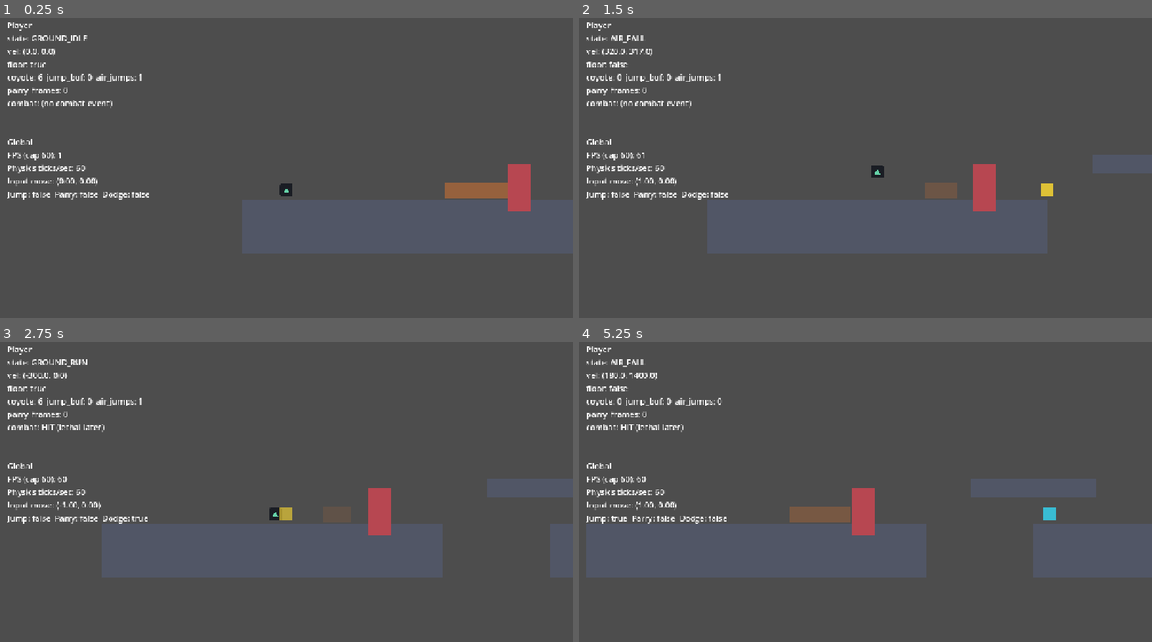
Above: before the commit, frames 1-4 (two rows, left to right).
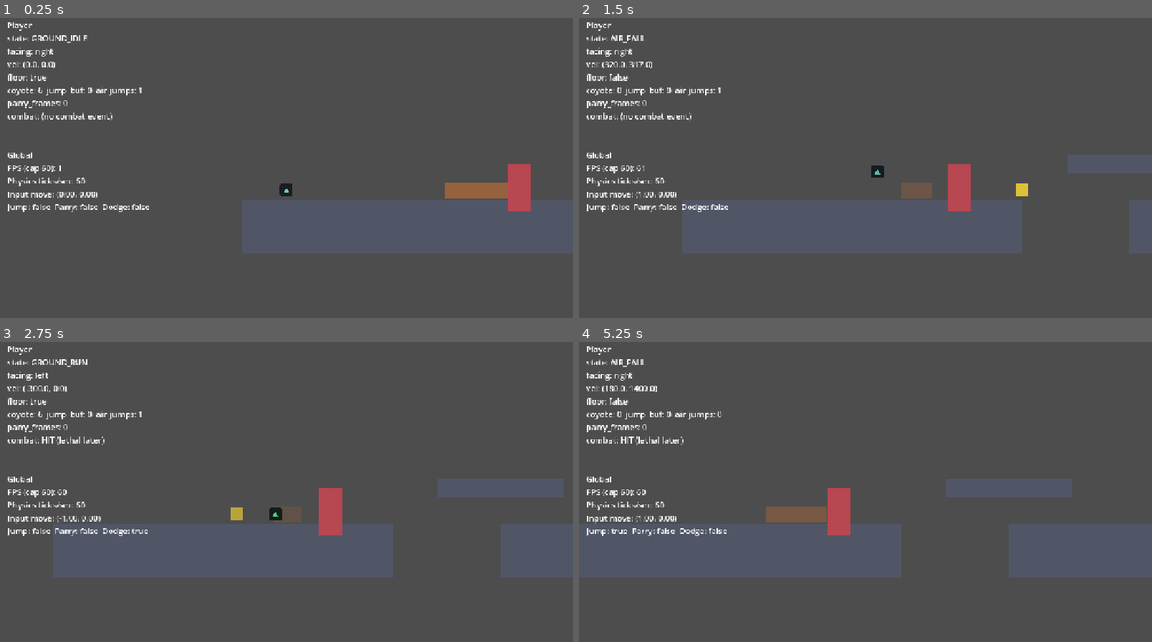
Above: after the commit, the same moments.

Repository: omarelsahy/FTWSA
Game: Godot game, scene res://scenes/levels/vertical_slice.tscn
The game is run twice, just before and just after one commit, with the same random seed, the same clock (stepped at 60 frames per second) and the same inputs.
Inputs:
- Up to frame 1 (0.25 s): no input
- Up to frame 2 (1.5 s): hold E (parry) 0.53-1.28 s; hold D (move_right) from 0.53 s (still down); tap Space (jump) at 0.77, 0.8, 1.07, 1.35 s
- Up to frame 3 (2.75 s): tap Space (jump) at 1.52, 1.82, 2.3 s; tap E (parry) at 1.55 s; release D (move_right) at 2.03 s; hold A (move_left) from 2.03 s (still down); hold Shift (dodge) from 2.03 s (still down)
- Up to frame 4 (5.25 s): release A (move_left) at 2.78 s; release Shift (dodge) at 2.78 s; hold D (move_right) 2.78-4.28 s; tap E (parry) at 2.85, 4.35 s; tap Space (jump) at 3.02, 3.32, 4.52, 4.82 s; hold Space (jump) 3.53-4.28 s; tap Z at 3.6 s; hold A (move_left) 4.28-5.03 s; hold D (move_right) from 5.03 s (still down); hold Space (jump) from 5.03 s (still down)

The runs differ from the first frame. In frame 1, 2.2% of the frame differs, in the area x 1-26%, y 9-65%; in frame 2, 6.5%; in frame 3, 8.8%, in the area x 1-100%, y 9-79%; in frame 4, 6.1%.

Commit message:
Add Melee-style dash, run, turnaround, and dash dance ground movement
Replace ground accel-only horizontal movement with a discrete state machine:
idle starts a timed dash, held direction transitions to run, run reversal
enters a locked turnaround, and dash reversal instantly flips dash direction.

Includes facing/parry flip, greybox per-state visuals, MovementConfig
tunables, and a headless probe scene with five passing checks.

Co-authored-by: Omar Elsahy <omarelsahy@users.noreply.github.com>

Diff:
--- /dev/null
+++ b/scenes/tests/ground_movement_test.tscn
@@ -0,0 +1,19 @@
+[gd_scene load_steps=4 format=3]
+
+[ext_resource type="Script" path="res://scripts/tests/ground_movement_probe.gd" id="1_probe"]
+[ext_resource type="PackedScene" path="res://scenes/player/player.tscn" id="2_player"]
+
+[sub_resource type="RectangleShape2D" id="RectangleShape2D_floor"]
+size = Vector2(1200, 40)
+
+[node name="GroundMovementTest" type="Node2D"]
+script = ExtResource("1_probe")
+
+[node name="Floor" type="StaticBody2D" parent="."]
+position = Vector2(400, 520)
+
+[node name="CollisionShape2D" type="CollisionShape2D" parent="Floor"]
+shape = SubResource("RectangleShape2D_floor")
+
+[node name="Player" parent="." instance=ExtResource("2_player")]
+position = Vector2(200, 456)
--- a/scripts/player/movement_config.gd
+++ b/scripts/player/movement_config.gd
@@ -1,12 +1,27 @@
 class_name MovementConfig
 extends Resource
-## Tunable movement knobs (Melee-like: separate ground/air, turnaround, buffers).
+## Tunable movement knobs (Melee-like: dash, run, turnaround, air control, buffers).
+
+@export_group("Dash / Run")
+## Burst speed during the initial dash (pixels/sec).
+@export var dash_speed: float = 450.0
+## Dash duration in physics frames at 60 Hz (~14 ≈ 0.23s).
+@export var dash_frames: int = 14
+## Sustained run speed after dash completes with direction held.
+@export var run_speed: float = 300.0
+## Acceleration toward `run_speed` while in run state.
+@export var run_accel: float = 2600.0
+## Horizontal speed threshold to enter run from a skid instead of a fresh dash.
+@export var run_enter_speed: float = 80.0
+
+@export_group("Turnaround")
+## Locked turnaround duration in physics frames.
+@export var turnaround_frames: int = 12
+## Deceleration applied during turnaround.
+@export var turnaround_friction: float = 3600.0
 
 @export_group("Ground")
-@export var ground_accel: float = 2600.0
-@export var ground_turn_accel: float = 4200.0
 @export var ground_friction: float = 2800.0
-@export var ground_speed_max: float = 300.0
 
 @export_group("Air")
 @export var air_accel: float = 1800.0
--- a/scripts/player/player.gd
+++ b/scripts/player/player.gd
@@ -1,6 +1,6 @@
 class_name Player
 extends CharacterBody2D
-## Platform-fighter–style horizontal control with coyote time + jump buffer + air jumps + parry window.
+## Platform-fighter–style movement: Melee-like dash / run / turnaround on ground, coyote + air jumps + parry.
 
 const HitSourceScript := preload("res://scripts/combat/hit_source.gd")
 ## Must match `HitSource.ParryOutcome` declaration order.
@@ -9,7 +9,30 @@
 const PARRY_OUTCOME_COUNTER := 2
 const PARRY_OUTCOME_NONE := 3
 
-enum MoveState { GROUND_IDLE, GROUND_RUN, AIR_RISE, AIR_FALL }
+enum MoveState {
+	GROUND_IDLE,
+	GROUND_DASH,
+	GROUND_RUN,
+	GROUND_TURNAROUND,
+	AIR_RISE,
+	AIR_FALL,
+}
+
+const _GROUND_STATES: Array[MoveState] = [
+	MoveState.GROUND_IDLE,
+	MoveState.GROUND_DASH,
+	MoveState.GROUND_RUN,
+	MoveState.GROUND_TURNAROUND,
+]
+
+const _STATE_VISUALS: Dictionary = {
+	MoveState.GROUND_IDLE: {"color": Color.WHITE, "scale_y": 1.0},
+	MoveState.GROUND_DASH: {"color": Color(0.55, 0.85, 1.0), "scale_y": 0.88},
+	MoveState.GROUND_RUN: {"color": Color(0.7, 1.0, 0.75), "scale_y": 1.0},
+	MoveState.GROUND_TURNAROUND: {"color": Color(1.0, 0.88, 0.45), "scale_y": 0.95},
+	MoveState.AIR_RISE: {"color": Color(0.85, 0.85, 1.0), "scale_y": 1.0},
+	MoveState.AIR_FALL: {"color": Color(0.9, 0.9, 0.95), "scale_y": 1.0},
+}
 
 @export var config: MovementConfig
 @export var parry_window_frames: int = 7
@@ -18,11 +41,16 @@
 @export var camera_limit_right: int = 4400
 @export var camera_limit_top: int = -600
 @export var camera_limit_bottom: int = 900
+@export var parry_offset_x: float = 18.0
 
 var _coyote_frames_left: int = 0
 var _jump_buffer_frames_left: int = 0
 var _air_jumps_left: int = 0
 var _state: MoveState = MoveState.GROUND_IDLE
+var _facing: int = 1
+var _dash_frames_left: int = 0
+var _turnaround_frames_left: int = 0
+var _was_on_floor: bool = true
 
 var _parry_frames_left: int = 0
 var _parry_hud_snapshot: int = 0
@@ -32,6 +60,8 @@
 @onready var _hurtbox: Area2D = $Hurtbox
 @onready var _parry_box: Area2D = $ParryDetector
 @onready var _parry_shape: CollisionShape2D = $ParryDetector/CollisionShape2D
+@onready var _sprite: Sprite2D = $Sprite2D
+@onready var _sprite_base_scale: Vector2 = _sprite.scale
 
 
 func _ready() -> void:
@@ -62,6 +92,9 @@
 	if not is_on_floor():
 		_air_jumps_left = config.max_air_jumps
 
+	_sync_facing_visuals()
+	_sync_state_visuals()
+
 
 func _physics_process(delta: float) -> void:
 	var on_floor := is_on_floor()
@@ -71,6 +104,9 @@
 		_air_jumps_left = config.max_air_jumps
 	else:
 		_coyote_frames_left = maxi(0, _coyote_frames_left - 1)
+
+	if on_floor and not _was_on_floor:
+		_on_landed()
 
 	var jump_pressed := Input.is_action_just_pressed(&"jump")
 	var jump_released := Input.is_action_just_released(&"jump")
@@ -111,6 +147,8 @@
 	_parry_shape.disabled = _parry_frames_left <= 0
 	if _parry_frames_left > 0:
 		_parry_frames_left -= 1
+
+	_was_on_floor = on_floor
 
 
 func _resolve_combat() -> void:
@@ -150,37 +188,190 @@
 
 func _apply_horizontal(delta: float, on_floor: bool) -> void:
 	var input_x := Input.get_axis(&"move_left", &"move_right")
-	var target_speed: float = input_x * (config.ground_speed_max if on_floor else config.air_speed_max)
-	var accel := _pick_accel(on_floor, input_x)
-	var fric: float = config.ground_friction if on_floor else config.air_friction
-
+	if on_floor and _is_ground_state(_state):
+		_apply_ground_horizontal(delta, input_x)
+	else:
+		_apply_air_horizontal(delta, input_x)
+
+
+func _apply_ground_horizontal(delta: float, input_x: float) -> void:
+	match _state:
+		MoveState.GROUND_IDLE:
+			_tick_ground_idle(delta, input_x)
+		MoveState.GROUND_DASH:
+			_tick_ground_dash(input_x)
+		MoveState.GROUND_RUN:
+			_tick_ground_run(delta, input_x)
+		MoveState.GROUND_TURNAROUND:
+			_tick_ground_turnaround(delta, input_x)
+
+
+func _tick_ground_idle(delta: float, input_x: float) -> void:
+	if absf(velocity.x) >= config.run_enter_speed:
+		if not is_zero_approx(input_x) and signf(input_x) == signf(velocity.x):
+			_facing = int(signf(velocity.x))
+			_enter_run()
+			_sync_facing_visuals()
+			return
+		velocity.x = move_toward(velocity.x, 0.0, config.ground_friction * delta)
+		return
+
+	if not is_zero_approx(input_x):
+		_start_dash(int(signf(input_x)))
+		return
+
+	velocity.x = move_toward(velocity.x, 0.0, config.ground_friction * delta)
+
+
+func _tick_ground_dash(input_x: float) -> void:
+	if not is_zero_approx(input_x) and signf(input_x) != float(_facing):
+		## Dash dance: reverse instantly while still in dash.
+		_start_dash(int(signf(input_x)))
+		return
+
+	_dash_frames_left -= 1
+	velocity.x = float(_facing) * config.dash_speed
+
+	if _dash_frames_left > 0:
+		return
+
+	if not is_zero_approx(input_x) and signf(input_x) == float(_facing):
+		_enter_run()
+	else:
+		_state = MoveState.GROUND_IDLE
+
+
+func _tick_ground_run(delta: float, input_x: float) -> void:
 	if is_zero_approx(input_x):
-		velocity.x = move_toward(velocity.x, 0.0, fric * delta)
+		_state = MoveState.GROUND_IDLE
+		velocity.x = move_toward(velocity.x, 0.0, config.ground_friction * delta)
+		return
+
+	if signf(input_x) != float(_facing):
+		_start_turnaround()
+		return
+
+	velocity.x = move_toward(
+		velocity.x,
+		float(_facing) * config.run_speed,
+		config.run_accel * delta
+	)
+
+
+func _tick_ground_turnaround(delta: float, input_x: float) -> void:
+	_turnaround_frames_left -= 1
+	velocity.x = move_toward(velocity.x, 0.0, config.turnaround_friction * delta)
+
+	if _turnaround_frames_left > 0:
+		return
+
+	_facing *= -1
+	_sync_facing_visuals()
+
+	if not is_zero_approx(input_x) and signf(input_x) == float(_facing):
+		_enter_run()
+	elif not is_zero_approx(input_x):
+		_start_dash(int(signf(input_x)))
+	else:
+		_state = MoveState.GROUND_IDLE
+
+
+func _start_dash(dir: int) -> void:
+	_facing = dir
+	_state = MoveState.GROUND_DASH
+	_dash_frames_left = config.dash_frames
+	_turnaround_frames_left = 0
+	velocity.x = float(_facing) * config.dash_speed
+	_sync_facing_visuals()
+
+
+func _enter_run() -> void:
+	_state = MoveState.GROUND_RUN
+	_dash_frames_left = 0
+	_turnaround_frames_left = 0
+
+
+func _start_turnaround() -> void:
+	_state = MoveState.GROUND_TURNAROUND
+	_turnaround_frames_left = config.turnaround_frames
+	_dash_frames_left = 0
+
+
+func _on_landed() -> void:
+	if absf(velocity.x) >= config.run_enter_speed:
+		_facing = int(signf(velocity.x)) if not is_zero_approx(velocity.x) else _facing
+		_enter_run()
+		_sync_facing_visuals()
+	else:
+		_state = MoveState.GROUND_IDLE
+	_dash_frames_left = 0
+	_turnaround_frames_left = 0
+
+
+func _apply_air_horizontal(delta: float, input_x: float) -> void:
+	var target_speed: float = input_x * config.air_speed_max
+	var accel := _pick_air_accel(input_x)
+
+	if is_zero_approx(input_x):
+		velocity.x = move_toward(velocity.x, 0.0, config.air_friction * delta)
 	else:
 		velocity.x = move_toward(velocity.x, target_speed, accel * delta)
-
-
-func _pick_accel(on_floor: bool, input_x: float) -> float:
+		if not is_zero_approx(velocity.x):
+			_facing = int(signf(velocity.x))
+			_sync_facing_visuals()
+
+
+func _pick_air_accel(input_x: float) -> float:
 	var turning := (
 		not is_zero_approx(velocity.x)
 		and not is_zero_approx(input_x)
 		and signf(velocity.x) != signf(input_x)
 	)
-	if on_floor:
-		return config.ground_turn_accel if turning else config.ground_accel
 	return config.air_turn_accel if turning else config.air_accel
 
 
 func _refresh_state() -> void:
-	if is_on_floor():
-		if absf(velocity.x) < 12.0:
-			_state = MoveState.GROUND_IDLE
+	if not is_on_floor():
+		if velocity.y < 0.0:
+			_state = MoveState.AIR_RISE
 		else:
-			_state = MoveState.GROUND_RUN
-	elif velocity.y < 0.0:
-		_state = MoveState.AIR_RISE
-	else:
-		_state = MoveState.AIR_FALL
+			_state = MoveState.AIR_FALL
+	_sync_state_visuals()
+
+
+func _is_ground_state(state: MoveState) -> bool:
+	return state in _GROUND_STATES
+
+
+func _sync_facing_visuals() -> void:
+	_sprite.flip_h = _facing < 0
+	_parry_shape.position.x = parry_offset_x * float(_facing)
+
+
+func _sync_state_visuals() -> void:
+	var visual: Dictionary = _STATE_VISUALS.get(_state, _STATE_VISUALS[MoveState.GROUND_IDLE])
+	_sprite.modulate = visual["color"]
+	_sprite.scale = Vector2(_sprite_base_scale.x, _sprite_base_scale.y * visual["scale_y"])
+
+
+func get_facing() -> int:
+	return _facing
+
+
+func get_move_state() -> MoveState:
+	return _state
+
+
+## Test harness hook for headless probes.
+func set_move_state(state: MoveState) -> void:
+	_state = state
+	_dash_frames_left = 0
+	_turnaround_frames_left = 0
+	_sync_state_visuals()
+
+
+func get_ground_substate_frames() -> Vector2i:
+	return Vector2i(_dash_frames_left, _turnaround_frames_left)
 
 
 func _parry_outcome_label(outcome: int) -> String:
@@ -197,6 +388,11 @@
 
 func get_debug_overlay_text() -> String:
 	var state_name: String = MoveState.keys()[_state]
+	var substate := ""
+	if _state == MoveState.GROUND_DASH:
+		substate = "dash_frames: %d\n" % _dash_frames_left
+	elif _state == MoveState.GROUND_TURNAROUND:
+		substate = "turnaround_frames: %d\n" % _turnaround_frames_left
 	var counter_line := ""
 	if _counter_frames_left > 0:
 		counter_line = "counter window: %d\n" % _counter_frames_left
@@ -204,6 +400,8 @@
 	return (
 		"Player\n"
 		+ "state: %s\n" % state_name
+		+ "facing: %s\n" % ("right" if _facing > 0 else "left")
+		+ substate
 		+ "vel: (%.1f, %.1f)\n" % [velocity.x, velocity.y]
 		+ "floor: %s\n" % str(is_on_floor())
 		+ "coyote: %d  jump_buf: %d  air_jumps: %d\n" % [_coyote_frames_left, _jump_buffer_frames_left, _air_jumps_left]
--- /dev/null
+++ b/scripts/tests/ground_movement_probe.gd
@@ -0,0 +1,115 @@
+extends Node2D
+## Headless probe for Melee-style dash / run / turnaround. Attach to a scene with a floor + Player.
+
+@onready var _player: Player = $Player
+
+var _phase := -1
+var _frame := 0
+var _results: PackedStringArray = PackedStringArray()
+var _dash_reversals := 0
+var _was_dash_right := false
+
+
+func _ready() -> void:
+	pass
+
+
+func _physics_process(_delta: float) -> void:
+	_frame += 1
+	match _phase:
+		-1:
+			if _player.is_on_floor():
+				_phase = 0
+				_frame = 0
+			elif _frame > 30:
+				_results.append("FAIL never landed on floor")
+				_quit()
+		0:
+			_simulate_input(1.0)
+			if _player.get_move_state() == Player.MoveState.GROUND_DASH:
+				_results.append("PASS dash from idle")
+				_phase = 1
+				_frame = 0
+			elif _frame > 5:
+				_results.append("FAIL dash from idle (state=%s)" % Player.MoveState.keys()[_player.get_move_state()])
+				_quit()
+		1:
+			_simulate_input(1.0)
+			if _player.get_move_state() == Player.MoveState.GROUND_RUN and _frame > _player.config.dash_frames + 2:
+				_results.append("PASS dash -> run")
+				_phase = 2
+				_frame = 0
+			elif _frame > 40:
+				_results.append("FAIL dash -> run (state=%s)" % Player.MoveState.keys()[_player.get_move_state()])
+				_quit()
+		2:
+			_simulate_input(-1.0)
+			if _player.get_move_state() == Player.MoveState.GROUND_TURNAROUND:
+				_results.append("PASS run -> turnaround")
+				_phase = 3
+				_frame = 0
+			elif _frame > 30:
+				_results.append("FAIL run -> turnaround (state=%s)" % Player.MoveState.keys()[_player.get_move_state()])
+				_quit()
+		3:
+			_simulate_input(-1.0)
+			if (
+				_player.get_move_state() == Player.MoveState.GROUND_RUN
+				and _player.get_facing() < 0
+				and _frame > _player.config.turnaround_frames + 2
+			):
+				_results.append("PASS turnaround -> run (facing left)")
+				_phase = 4
+				_frame = 0
+				_player.velocity = Vector2.ZERO
+				_player.set_move_state(Player.MoveState.GROUND_IDLE)
+			elif _frame > 40:
+				_results.append(
+					"FAIL turnaround complete (state=%s facing=%d)"
+					% [Player.MoveState.keys()[_player.get_move_state()], _player.get_facing()]
+				)
+				_quit()
+		4:
+			_simulate_input(1.0)
+			if _player.get_move_state() == Player.MoveState.GROUND_DASH:
+				_was_dash_right = _player.get_facing() > 0
+				_phase = 5
+				_frame = 0
+			elif _frame > 10:
+				_results.append("FAIL setup dash dance")
+				_quit()
+		5:
+			if _frame == 3:
+				_simulate_input(-1.0)
+			if _player.get_move_state() == Player.MoveState.GROUND_DASH and _player.get_facing() < 0:
+				_dash_reversals += 1
+				if _dash_reversals >= 2:
+					_results.append("PASS dash dance (instant reversal)")
+					_print_and_quit()
+			elif _frame > 30:
+				_results.append(
+					"FAIL dash dance (reversals=%d state=%s facing=%d)"
+					% [_dash_reversals, Player.MoveState.keys()[_player.get_move_state()], _player.get_facing()]
+				)
+				_quit()
+
+
+func _simulate_input(x: float) -> void:
+	Input.action_press(&"move_right" if x > 0.0 else &"move_left")
+	if x > 0.0:
+		Input.action_release(&"move_left")
+	else:
+		Input.action_release(&"move_right")
+
+
+func _print_and_quit() -> void:
+	for line in _results:
+		print(line)
+	print("ALL PASS (%d checks)" % _results.size())
+	_quit()
+
+
+func _quit() -> void:
+	for line in _results:
+		print(line)
+	get_tree().quit()
Not shown, changed: docs/HANDOFF.md
